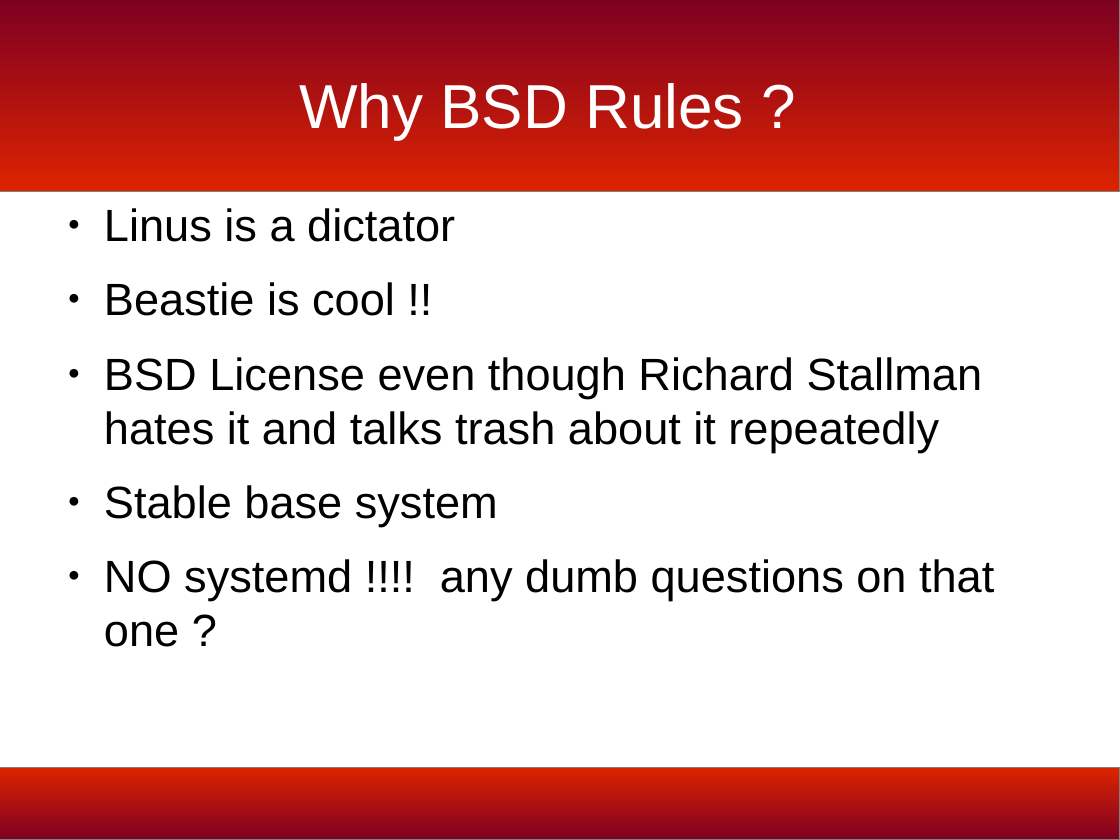
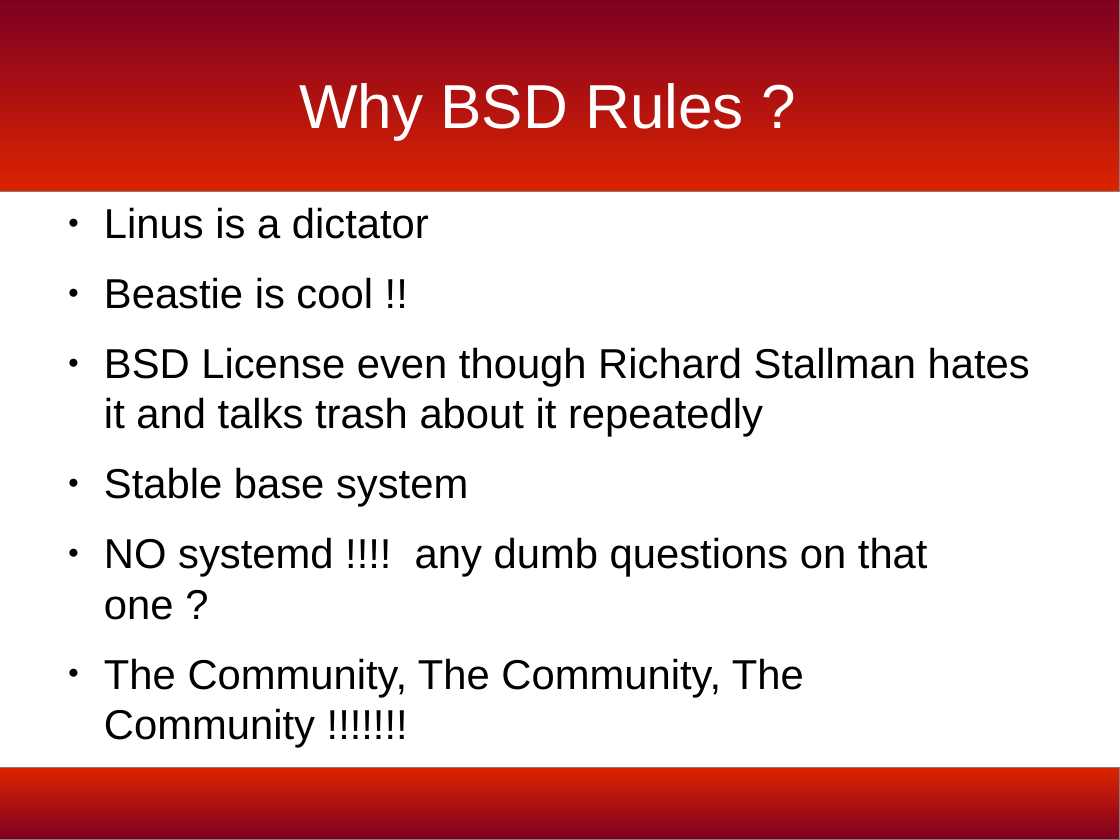
Before and after one commit to bmac2/BSD-Meetup-Files, a slide deck: slide 31 of bsd-history-slides.odp. Drawn at 1120x840 pixels with LibreOffice and Linux fonts; fonts in the diff are those of the drawing; background and template pictures are left out. Boxes give left, top, right and bottom in pixels: in the first picture for what was removed or moved away, otherwise in the second. Text is boxed around its words. In the diff, an @@ line names an element or a change of style, - is before the commit and + after.

```diff
--- a/bsd-history-slides.odp
+++ b/bsd-history-slides.odp
@@ text at [104,207,1030,620]: size 32 to 29.6 pt in "Linus is a dictator", "Beastie is cool !!", "BSD License even though Richard Stallman hates ...", "Stable base system" and 1 more places @@
@@ text at [104,658,804,697]: paragraph added @@
+● The Community, The Community, The Community !!!!!!!
```
Also in this commit, not shown: 1 other file.
